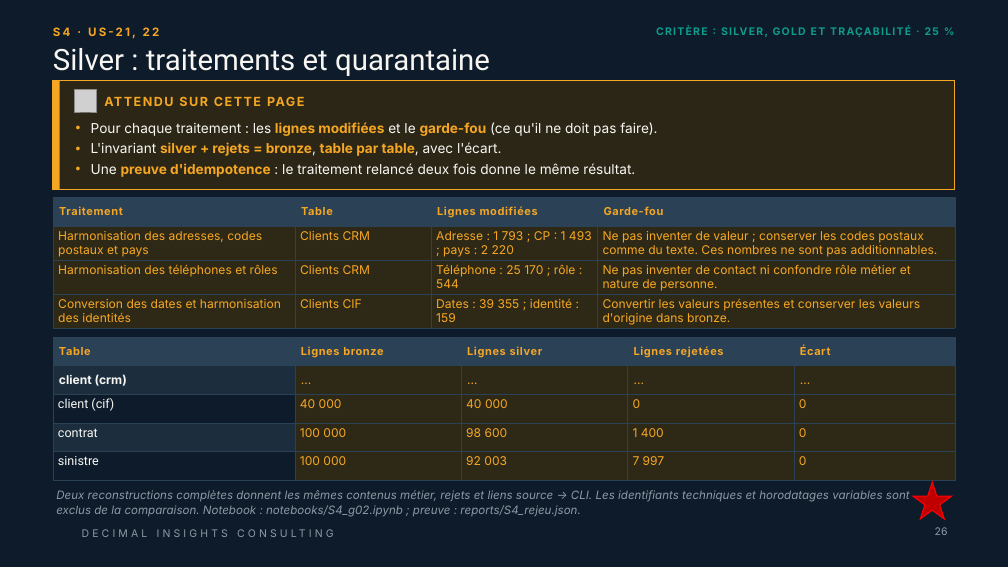
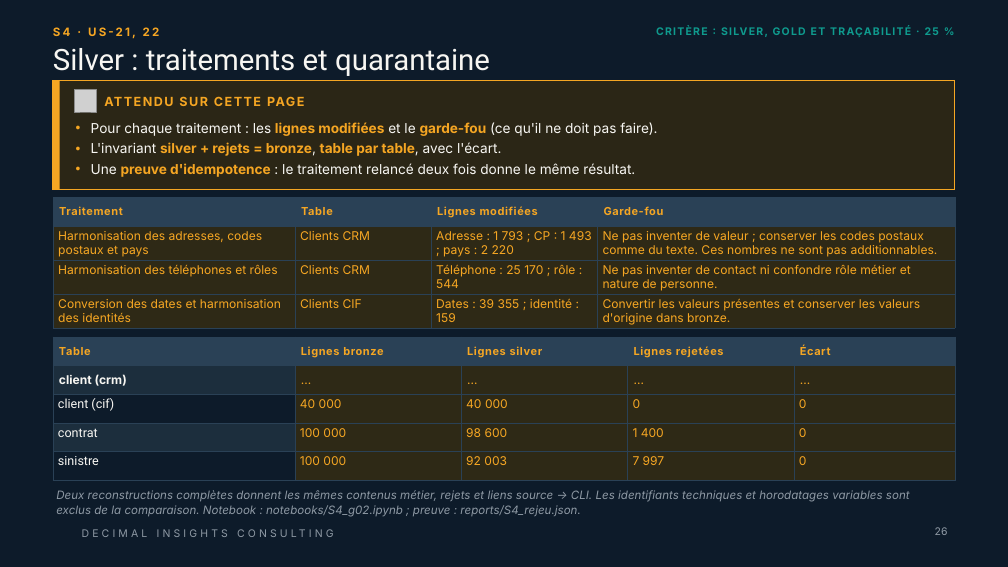
Before and after one commit to ruthabebeneg/td-qualite-g02, a slide deck: slide 26 of livrables/Livrable_Groupe_TD_AssurConnect.pptx. Drawn at 1008x567 pixels with LibreOffice and Linux fonts; fonts in the diff are those of the drawing; grey boxes stand for pictures; background and template pictures are left out. Boxes give left, top, right and bottom in pixels: in the first picture for what was removed or moved away, otherwise in the second. Text is boxed around its words. In the diff, an @@ line names an element or a change of style, - is before the commit and + after.

```diff
--- a/livrables/Livrable_Groupe_TD_AssurConnect.pptx
+++ b/livrables/Livrable_Groupe_TD_AssurConnect.pptx
@@ star removed at (x1=913, y1=482, x2=952, y2=520) @@
```
Also in this commit, not shown: 3 other slides changed.
